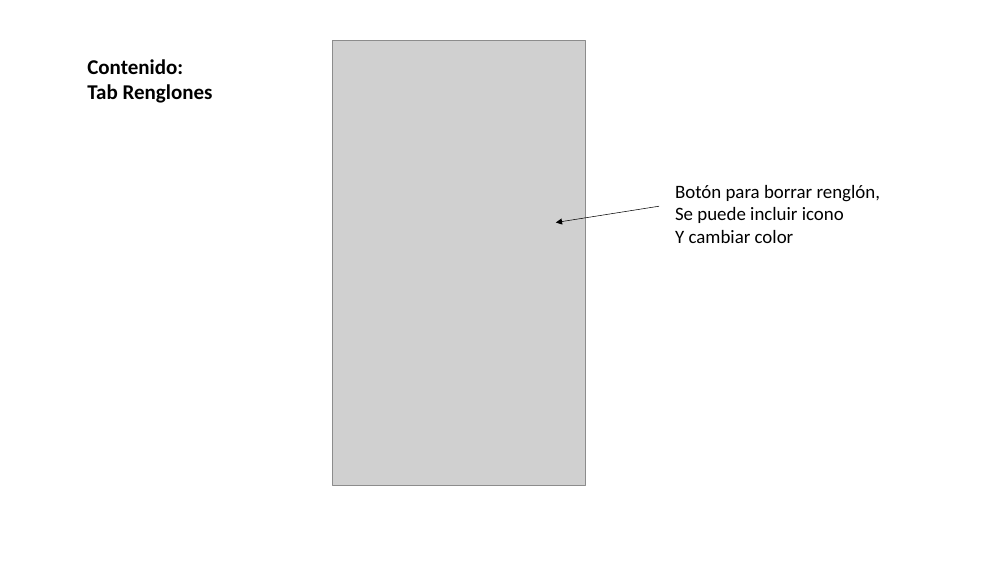
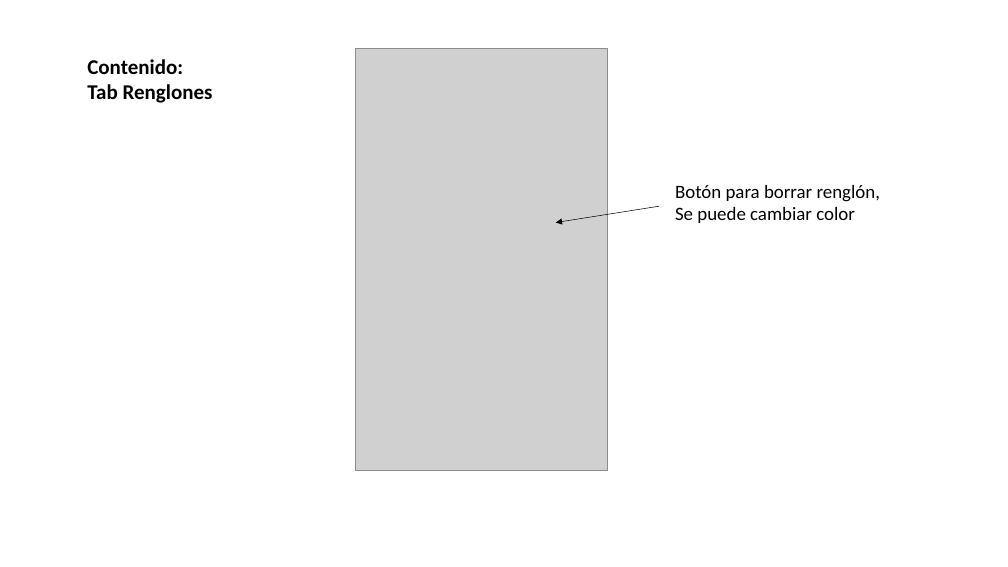
Before and after one commit to npgr/Venta-Movil, a slide deck: slide 3 of project/Diseño Farvenca Móvil.pptx. Drawn at 1008x567 pixels with LibreOffice and Linux fonts; fonts in the diff are those of the drawing; grey boxes stand for pictures. Boxes give left, top, right and bottom in pixels: in the first picture for what was removed or moved away, otherwise in the second. Text is boxed around its words. In the diff, an @@ line names an element or a change of style, - is before the commit and + after.

```diff
--- a/project/Diseño Farvenca Móvil.pptx
+++ b/project/Diseño Farvenca Móvil.pptx
@@ picture: place and size @@
-picture at <box>333,41,585,486</box>
+picture at <box>355,48,607,470</box>
@@ text at <box>675,207,855,223</box>: text changed @@
-Se puede incluir icono
-Y cambiar color
+Se puede cambiar color
```
Also in this commit, not shown: 1 other slide changed, 1 slide added, 1 slide removed, 1 other file.
